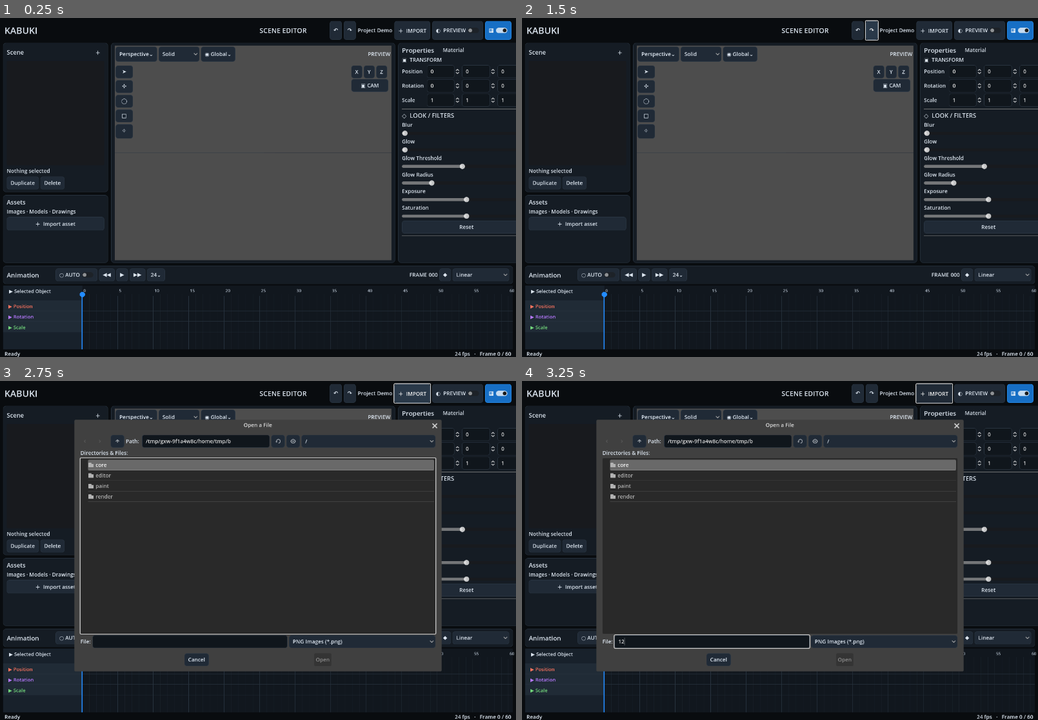
Above: before the commit, frames 1-4 (two rows, left to right).
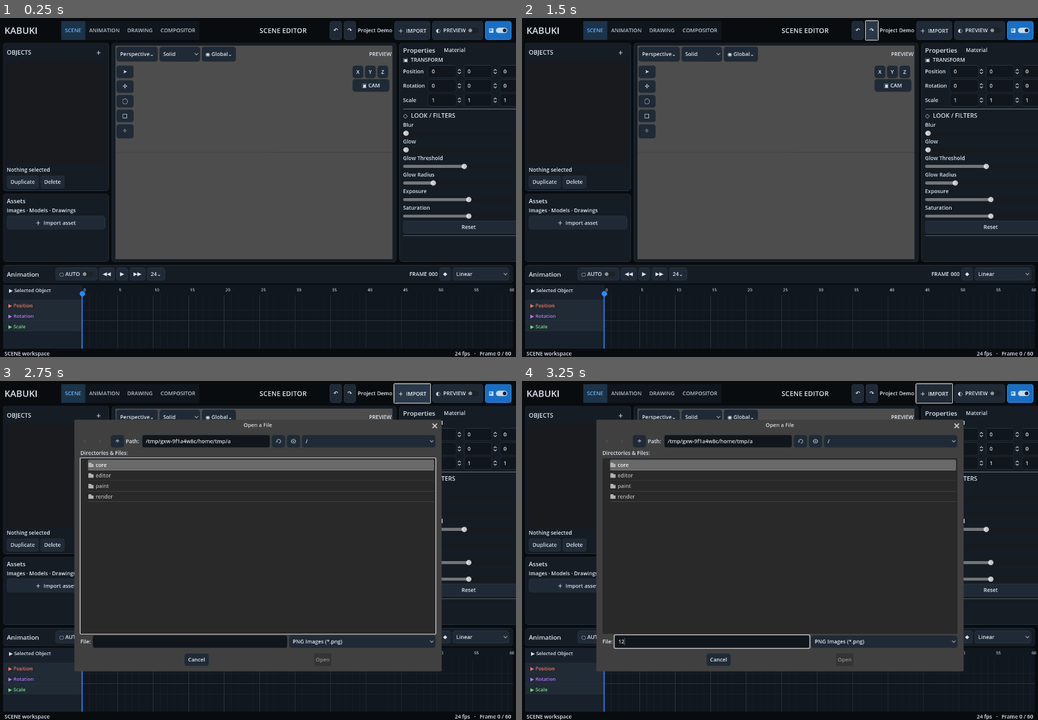
Above: after the commit, the same moments.

Repository: Onnevan/Kabuki
Game: Godot game, scene res://editor/main.tscn
Two runs of this game, one before a commit and one after it. Both use one fixed random seed, a clock stepped at 60 frames per second and the inputs below.
Inputs (mouse positions are in pixels of both pictures, inside the frame that each line leads up to):
- Up to frame 1 (0.25 s): no input
- Up to frame 2 (1.5 s): click "↶" at 0.5 s; click "↷" at 1.25 s
- Up to frame 3 (2.75 s): click "＋ IMPORT" at 2 s
- Up to frame 4 (3.25 s): click (712, 642) at 2.77 s; type "12" at 2.85 s

The runs differ from the first frame. In frame 1, 4.0% of the frame differs, in the area x 0-100%, y 0-100%; in frame 2, 4.0%; in frame 3, 2.2%; in frame 4, 2.2%.
Error before the commit: Invalid call. Nonexistent function 'get_state' in base 'Node3D (EditorCameraRig)'. (res://editor/main.gd:76)

Commit message:
Add explicit editor camera state restore

Diff:
--- a/editor/editor_camera_rig.gd
+++ b/editor/editor_camera_rig.gd
@@ -66,3 +66,19 @@
 	var dir := offset.normalized()
 	yaw = atan2(dir.x, dir.z)
 	pitch = asin(clampf(dir.y, -1.0, 1.0))
+
+
+func get_state() -> Dictionary:
+	return {
+		"pivot": pivot,
+		"distance": distance,
+		"yaw": yaw,
+		"pitch": pitch
+	}
+
+func set_state(state: Dictionary) -> void:
+	pivot = state.get("pivot", pivot)
+	distance = float(state.get("distance", distance))
+	yaw = float(state.get("yaw", yaw))
+	pitch = float(state.get("pitch", pitch))
+	_update_camera()
